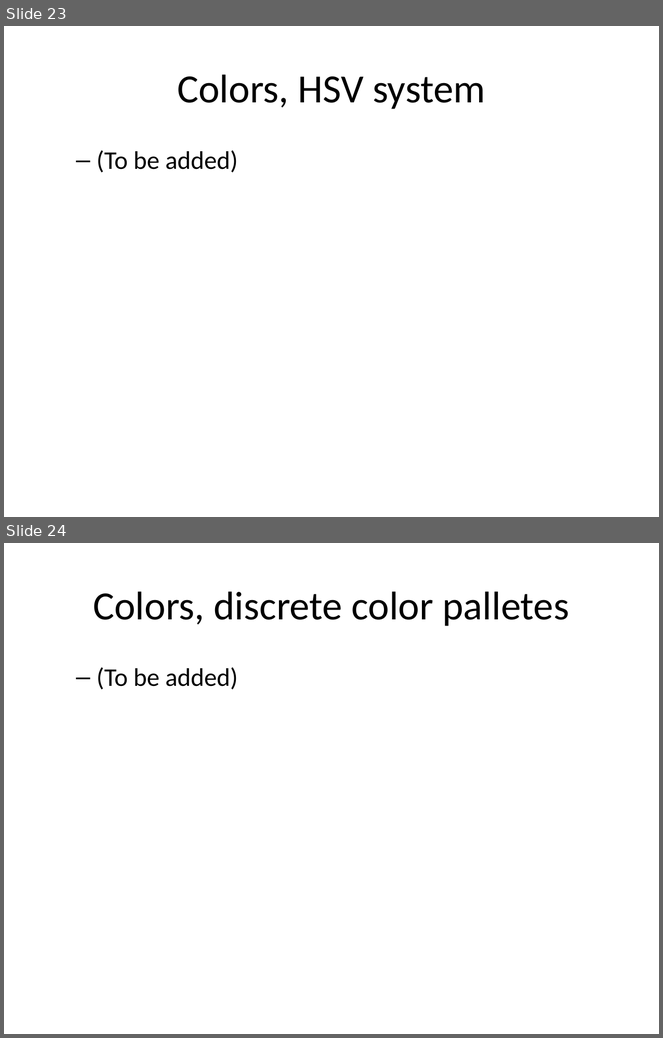
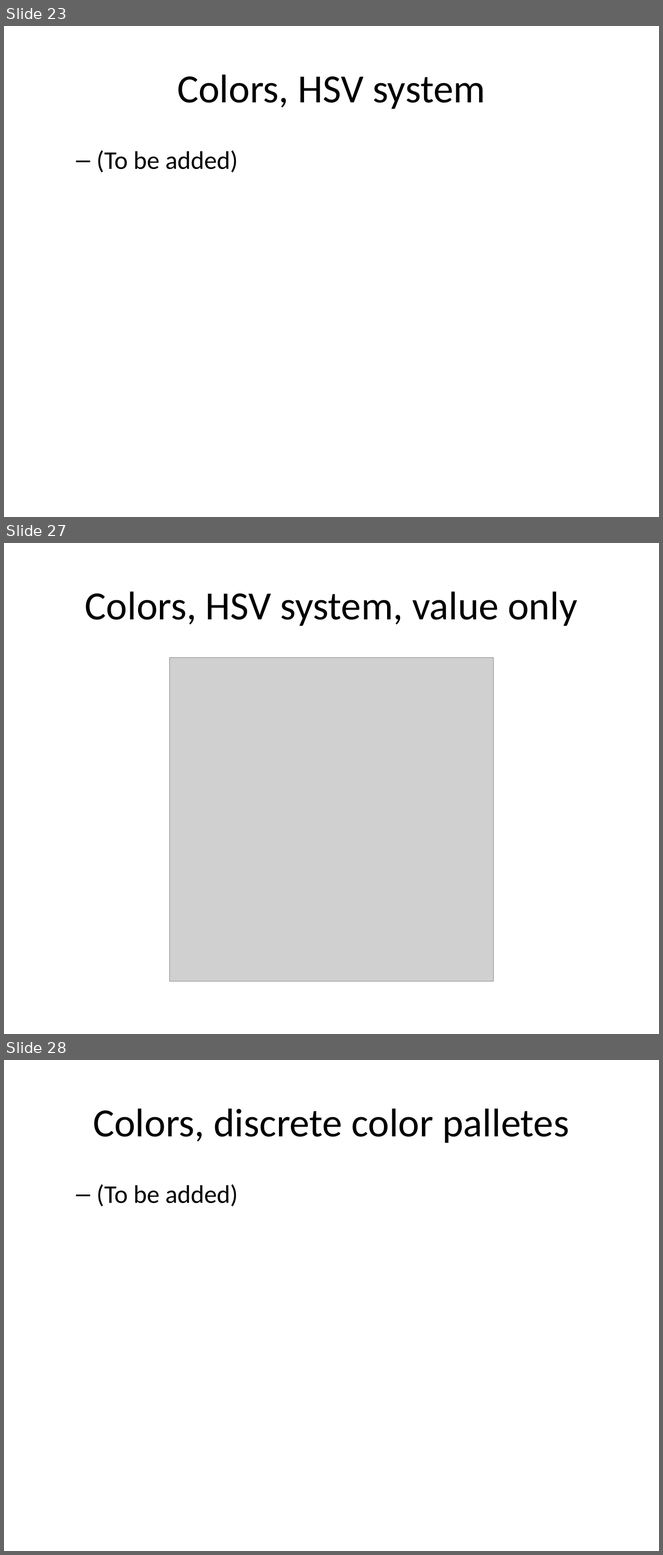
Before and after one commit to pmean/data-visualization, a slide deck: data-viz-02/component/tutorial-colors.pptx. Shown one above the other, each under a label of ours: slides 23 and 24 before the commit, slides 23, 27 and 28 after it; the slides between them are not shown. The pictures are 663x1038 and 663x1555 pixels, drawn with LibreOffice and Linux fonts; fonts in the diff are those of the drawing; grey boxes stand for pictures. Boxes give left, top, right and bottom in pixels: in the first picture for what was removed or moved away, otherwise in the second. Text is boxed around its words. In the diff, an @@ line names an element or a change of style, - is before the commit and + after.

```diff
--- a/data-viz-02/component/tutorial-colors.pptx
+++ b/data-viz-02/component/tutorial-colors.pptx
@@ slide 27 added at (4, 543, 659, 1034), background #FFFFFF @@
@@ title added at (85, 591, 577, 626), 44 pt, text #000000 @@
+Colors, HSV system, value only
@@ picture added at (170, 657, 493, 981) @@
@@ what was slide 24 is now slide 28 @@
```
Also in this commit, not shown: 3 other slides added, 9 other files.
